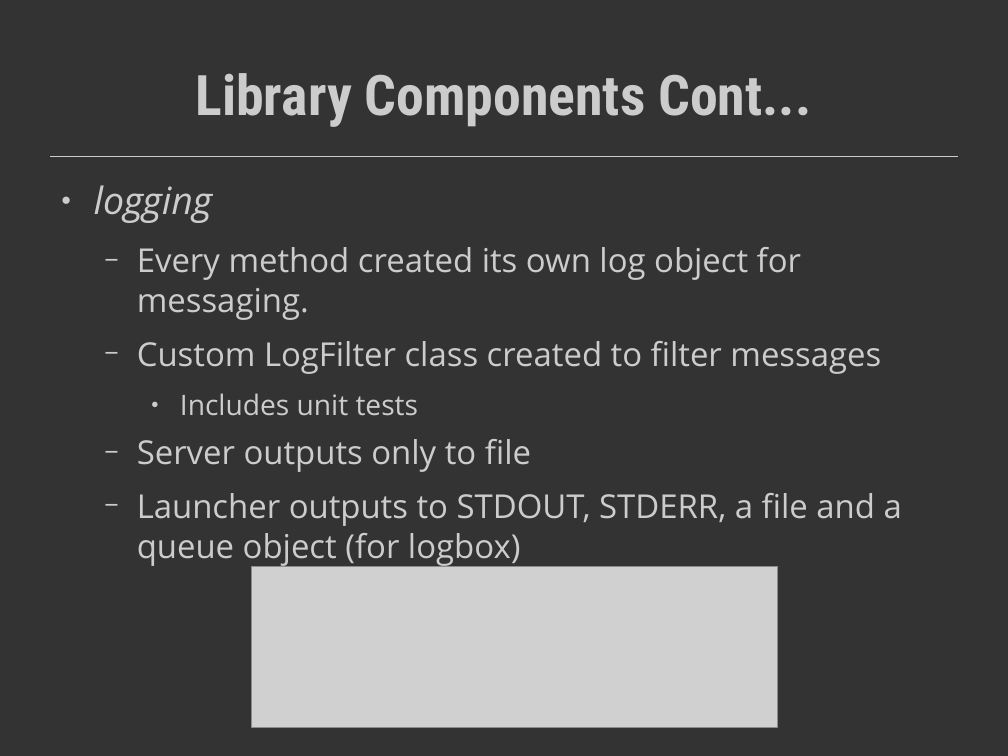
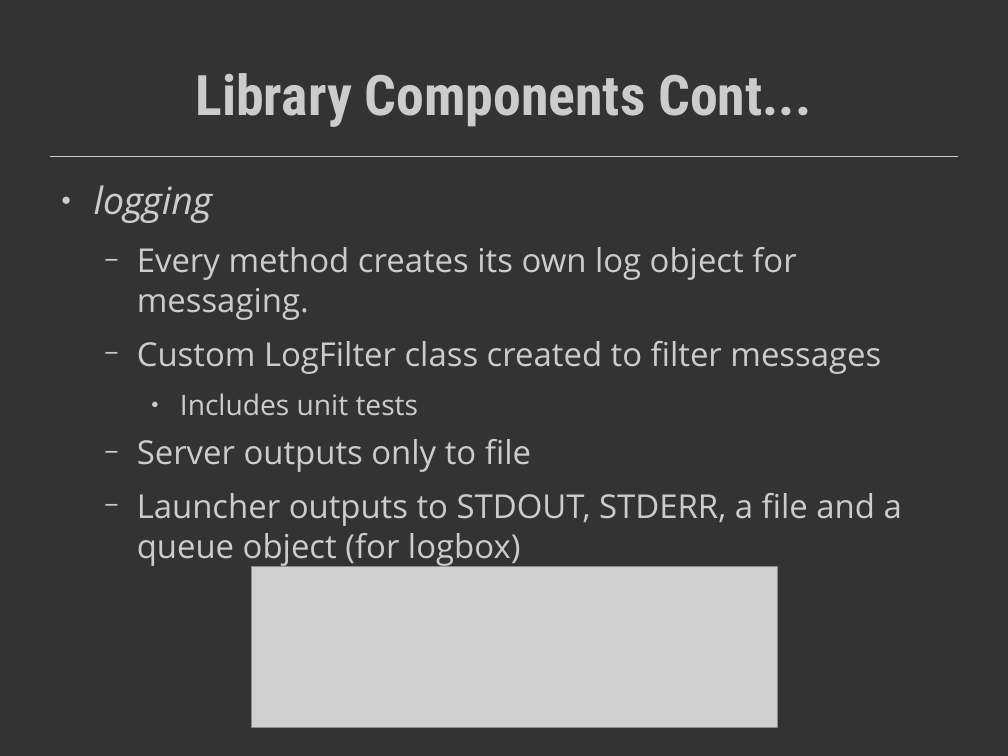
Before and after one commit to MikeSchincariol/mort, a slide deck: slide 11 of final_proj_presentation/mort.odp. Drawn at 1008x756 pixels with LibreOffice and Linux fonts; fonts in the diff are those of the drawing; grey boxes stand for pictures. Boxes give left, top, right and bottom in pixels: in the first picture for what was removed or moved away, otherwise in the second. Text is boxed around its words. In the diff, an @@ line names an element or a change of style, - is before the commit and + after.

Commit message:
Tweaks to presentation.

```diff
--- a/final_proj_presentation/mort.odp
+++ b/final_proj_presentation/mort.odp
@@ text at box(137, 247, 796, 320): text changed @@
-  − Every method created its own log object for messaging.
+  − Every method creates its own log object for messaging.
```
Also in this commit, not shown: 1 other slide changed.
